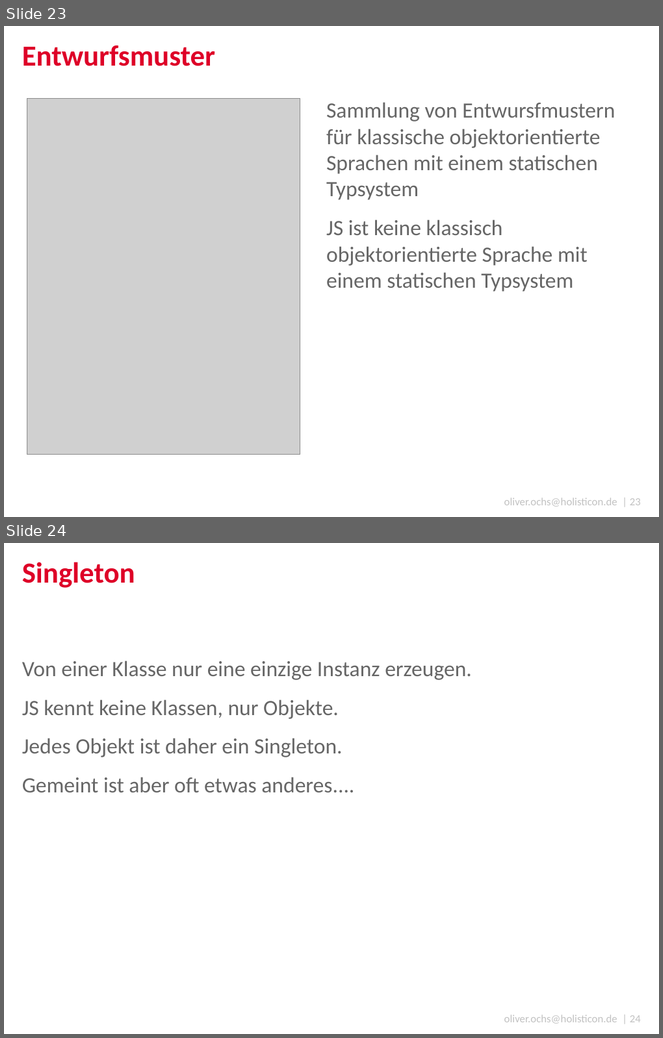
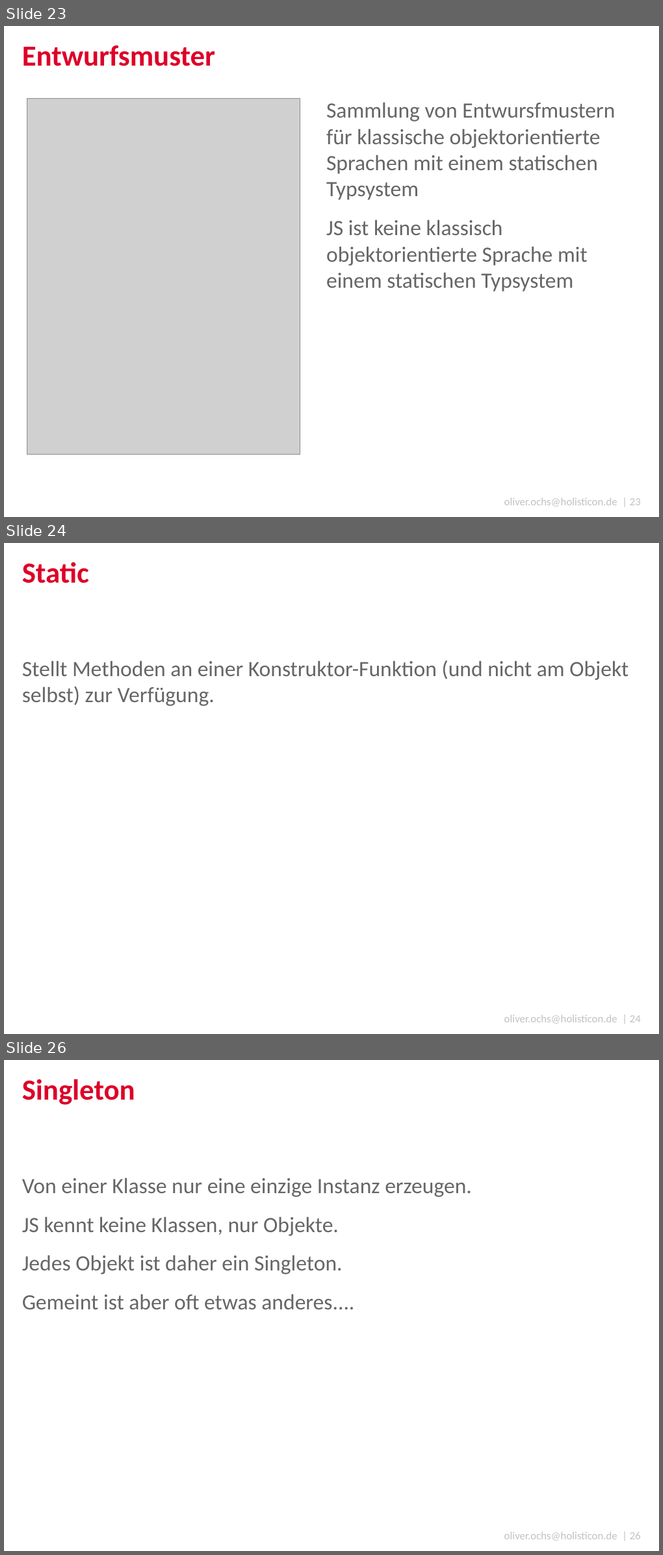
Before and after one commit to simonox/js-workshop, a slide deck: Tag 2.pptx. Shown one above the other, each under a label of ours: slides 23 and 24 before the commit, slides 23, 24 and 26 after it; the slides between them are not shown. The pictures are 663x1038 and 663x1555 pixels, drawn with LibreOffice and Linux fonts; fonts in the diff are those of the drawing; grey boxes stand for pictures; background and template pictures are left out. Boxes give left, top, right and bottom in pixels: in the first picture for what was removed or moved away, otherwise in the second. Text is boxed around its words. In the diff, an @@ line names an element or a change of style, - is before the commit and + after.

```diff
--- a/Tag 2.pptx
+++ b/Tag 2.pptx
@@ slide 24 added at bbox=[4, 543, 659, 1034], background #FFFFFF; not listed: 1 template element that a slide beside it also shows @@
@@ title added at bbox=[22, 562, 89, 583], 32 pt, text #DE0027, bold @@
+Static
@@ text added at bbox=[22, 660, 629, 706], 24 pt, text #666666 @@
+Stellt Methoden an einer Konstruktor-Funktion (und nicht am Objekt selbst) zur Verfügung.
@@ what was slide 24 is now slide 26 @@
@@ text at bbox=[504, 1532, 641, 1541]: text changed @@
-oliver.ochs@holisticon.de | 24
+oliver.ochs@holisticon.de | 26
```
Also in this commit, not shown: 2 slides changed, 15 other slides added.
